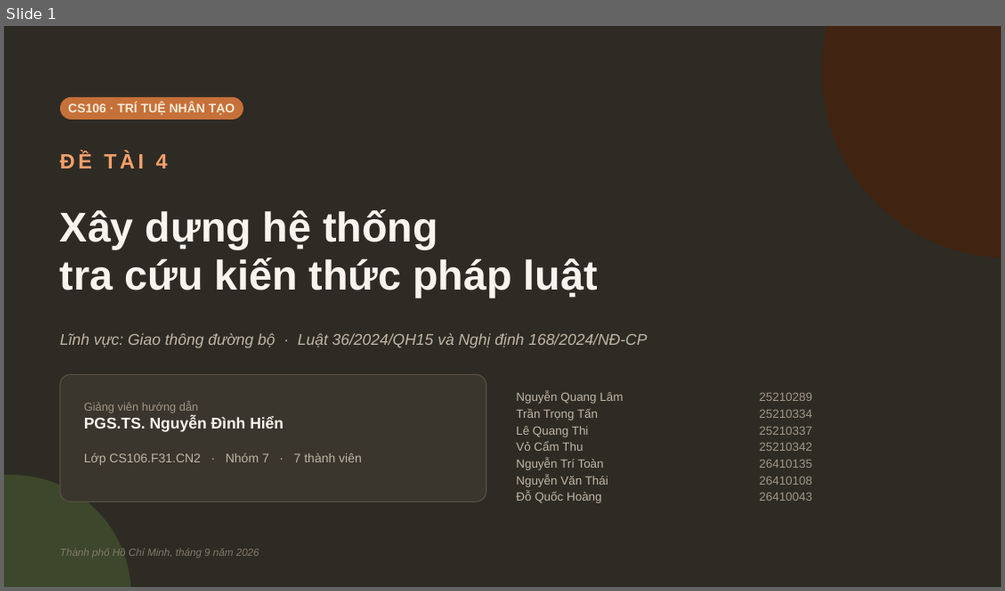
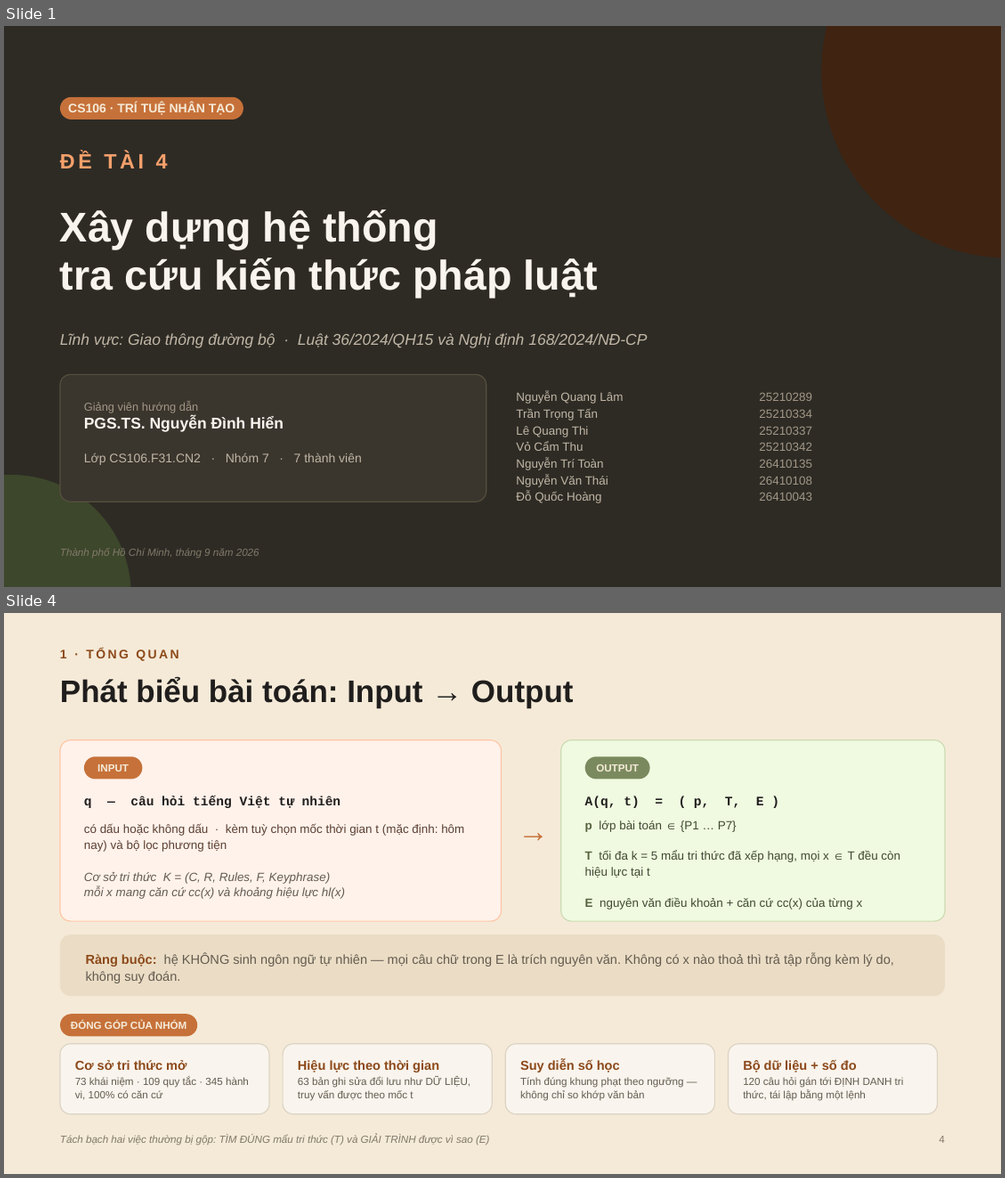
Before and after one commit to minhdang900/uit-traffic-law-lookup-system, a slide deck: docs/Slide_Nhom7_CS106.pptx. Shown one above the other, each under a label of ours: slide 1 before the commit, slides 1 and 4 after it; the slides between them are not shown. The pictures are 1005x591 and 1005x1178 pixels, drawn with LibreOffice and Linux fonts; fonts in the diff are those of the drawing. Boxes give left, top, right and bottom in pixels: in the first picture for what was removed or moved away, otherwise in the second. Text is boxed around its words. In the diff, an @@ line names an element or a change of style, - is before the commit and + after.

```diff
--- a/docs/Slide_Nhom7_CS106.pptx
+++ b/docs/Slide_Nhom7_CS106.pptx
@@ slide 4 added at <box>4,613,1001,1174</box>, background #F5EAD8 @@
@@ text added at <box>60,649,178,661</box>, 12 pt, text #8C491A, bold @@
+1 · TỔNG QUAN
@@ text added at <box>60,677,574,708</box>, 30 pt, text #201E1D, bold @@
+Phát biểu bài toán: Input → Output
@@ rounded rectangle added at <box>60,740,502,921</box>, fill #FFF2EB, outline #FFC6A5 1 pt @@
@@ rounded rectangle added at <box>561,740,945,921</box>, fill #F0FAE1, outline #CCDBB2 1 pt @@
@@ rounded rectangle added at <box>84,756,142,779</box>, fill #C67139 @@
@@ text added at <box>97,764,129,771</box>, 10 pt, text #F5EAD8, bold @@
+INPUT
@@ rounded rectangle added at <box>585,756,650,779</box>, fill #7A8A5E @@
@@ text added at <box>596,764,639,771</box>, 10 pt, text #F5EAD8, bold @@
+OUTPUT
@@ text added at <box>84,796,341,808</box>, 12.5 pt, text #201E1D, bold @@
+q — câu hỏi tiếng Việt tự nhiên
@@ text added at <box>585,796,764,808</box>, 12.5 pt, text #201E1D, bold @@
+A(q, t) = ( p, T, E )
@@ text added at <box>84,823,464,852</box>, 11.5 pt, text #5A4032 @@
+có dấu hoặc không dấu · kèm tuỳ chọn mốc thời gian t (mặc định: hôm nay) và bộ lọc phương tiện
@@ text added at <box>511,807,556,852</box>, 30 pt, text #C67139, bold @@
+→
@@ text added at <box>585,820,900,909</box>, 11.5 pt, text #3F4A2E @@
+p lớp bài toán ∈ {P1 … P7}
+T tối đa k = 5 mẩu tri thức đã xếp hạng, mọi x ∈ T đều còn hiệu lực tại t
+E nguyên văn điều khoản + căn cứ cc(x) của từng x
@@ text added at <box>84,872,345,899</box>, 11.5 pt, text #645C50, italic @@
+Cơ sở tri thức K = (C, R, Rules, F, Keyphrase)
+mỗi x mang căn cứ cc(x) và khoảng hiệu lực hl(x)
@@ rounded rectangle added at <box>60,934,945,996</box>, fill #EBDDC5 @@
@@ text added at <box>86,953,894,983</box>, 12.5 pt, text #645C50 @@
+Ràng buộc: hệ KHÔNG sinh ngôn ngữ tự nhiên — mọi câu chữ trong E là trích nguyên văn. Không có x nào thoả thì trả tập rỗng kèm lý do, không suy đoán.
@@ rounded rectangle added at <box>60,1013,198,1037</box>, fill #C67139 @@
@@ text added at <box>71,1021,187,1029</box>, 10 pt, text #F5EAD8, bold @@
+ĐÓNG GÓP CỦA NHÓM
@@ rounded rectangle added at <box>60,1044,269,1114</box>, fill #F9F4ED, outline #DCD3C4 1 pt @@
@@ text added at <box>75,1060,186,1070</box>, 12.5 pt, text #8C491A, bold @@
+Cơ sở tri thức mở
@@ rounded rectangle added at <box>283,1044,493,1114</box>, fill #F9F4ED, outline #DCD3C4 1 pt @@
@@ text added at <box>298,1060,439,1072</box>, 12.5 pt, text #8C491A, bold @@
+Hiệu lực theo thời gian
@@ rounded rectangle added at <box>506,1044,715,1114</box>, fill #F9F4ED, outline #DCD3C4 1 pt @@
@@ text added at <box>520,1059,620,1072</box>, 12.5 pt, text #8C491A, bold @@
+Suy diễn số học
@@ rounded rectangle added at <box>728,1044,938,1114</box>, fill #F9F4ED, outline #DCD3C4 1 pt @@
@@ text added at <box>743,1059,857,1072</box>, 12.5 pt, text #8C491A, bold @@
+Bộ dữ liệu + số đo
@@ text added at <box>75,1077,249,1100</box>, 10 pt, text #645C50 @@
+73 khái niệm · 109 quy tắc · 345 hành vi, 100% có căn cứ
@@ text added at <box>298,1077,470,1101</box>, 10 pt, text #645C50 @@
+63 bản ghi sửa đổi lưu như DỮ LIỆU, truy vấn được theo mốc t
@@ text added at <box>520,1077,683,1101</box>, 10 pt, text #645C50 @@
+Tính đúng khung phạt theo ngưỡng — không chỉ so khớp văn bản
@@ text added at <box>743,1077,904,1101</box>, 10 pt, text #645C50 @@
+120 câu hỏi gán tới ĐỊNH DANH tri thức, tái lập bằng một lệnh
@@ text added at <box>60,1135,490,1145</box>, 10 pt, text #82796A, italic @@
+Tách bạch hai việc thường bị gộp: TÌM ĐÚNG mẩu tri thức (T) và GIẢI TRÌNH được vì sao (E)
@@ text added at <box>938,1135,944,1143</box>, 10 pt, text #82796A @@
+4
```
Also in this commit, not shown: 10 slides changed, 9 other slides added, 17 other files.
